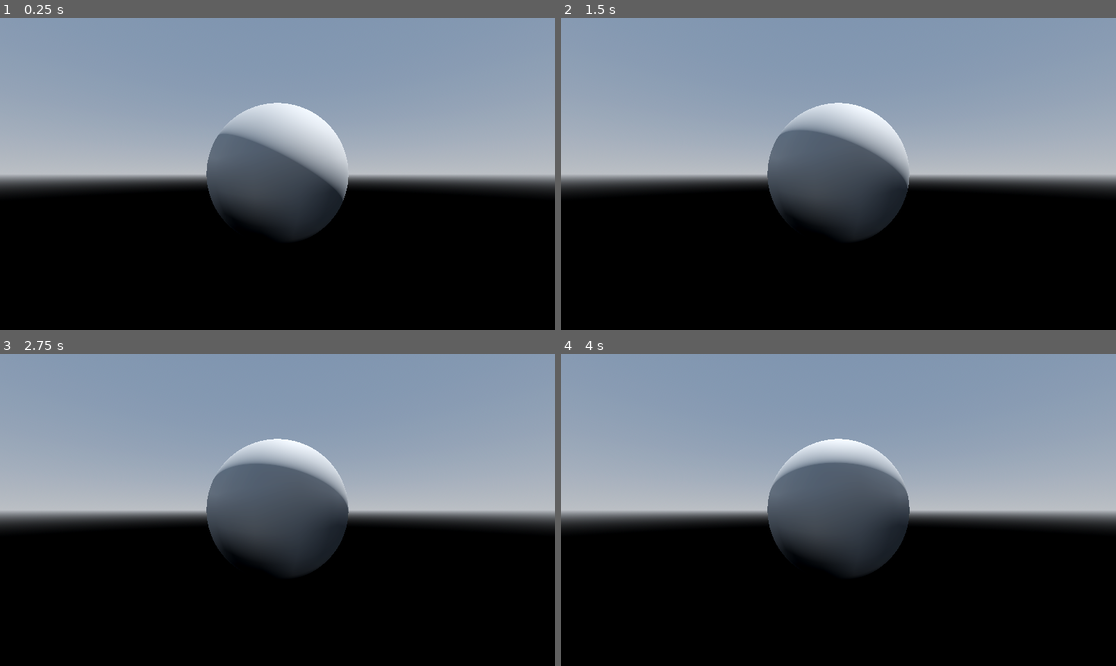
Above: before the commit, frames 1-4 (two rows, left to right).
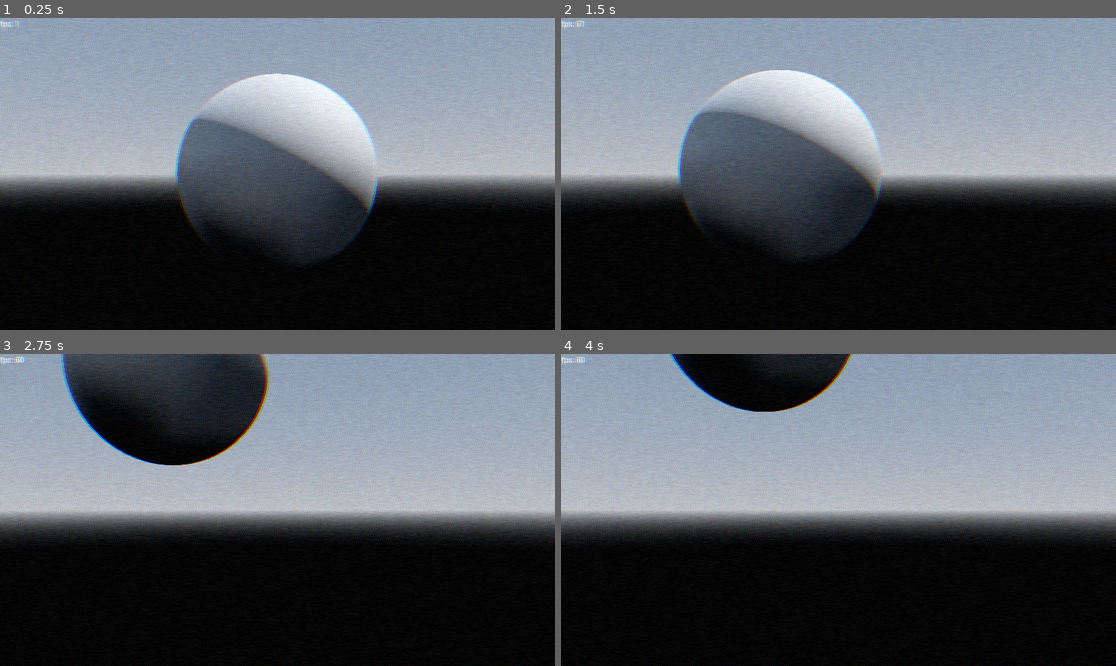
Above: after the commit, the same moments.

Repository: odinndagur/for_breathing_disaster
Game: Godot game, scene res://arraymesh.tscn
Two runs of this game, one before a commit and one after it. Both use one fixed random seed, a clock stepped at 60 frames per second and the inputs below.
Inputs:
- Up to frame 1 (0.25 s): no input
- Up to frame 2 (1.5 s): hold D (move_right, bound only after the commit) 0.53-1.28 s; hold S (move_down, bound only after the commit) from 1.28 s (still down)
- Up to frame 3 (2.75 s): release S (move_down, bound only after the commit) at 2.03 s; hold D (move_right, bound only after the commit) from 2.03 s (still down)
- Up to frame 4 (4 s): release D (move_right, bound only after the commit) at 2.78 s; hold W (move_up, bound only after the commit) 2.78-3.53 s; hold A (move_left, bound only after the commit) from 3.53 s (still down)

The runs differ from the first frame. In frame 1, 28% of the frame differs, in the area x 0-100%, y 0-80%; in frame 2, 30%; in frame 3, 33%, in the area x 0-100%, y 0-72%; in frame 4, 29%.

Commit message:
eyyynett

Diff:
--- a/arraymesh.tscn
+++ b/arraymesh.tscn
@@ -1,9 +1,24 @@
-[gd_scene load_steps=9 format=3 uid="uid://djm3tkyksdxqd"]
+[gd_scene load_steps=14 format=3 uid="uid://djm3tkyksdxqd"]
 
+[ext_resource type="Shader" path="res://film_grain.gdshader" id="1_0d2mi"]
 [ext_resource type="Script" path="res://sun_control.gd" id="1_w1q6a"]
 [ext_resource type="Script" path="res://arraymesh.gd" id="1_wiulw"]
+[ext_resource type="Shader" path="res://chromatic_aberration.gdshader" id="2_gkvrp"]
 [ext_resource type="AudioStream" uid="uid://cv78htja5i60q" path="res://bridgesx.ogg" id="2_tnkkp"]
 [ext_resource type="Script" path="res://camera_control.gd" id="4_qm3fw"]
+[ext_resource type="Script" path="res://fps_label.gd" id="5_4rlg5"]
+
+[sub_resource type="ShaderMaterial" id="ShaderMaterial_cdjcc"]
+shader = ExtResource("1_0d2mi")
+shader_parameter/grain_amount = 0.051
+shader_parameter/grain_size = 1.445
+shader_parameter/animate = true
+
+[sub_resource type="ShaderMaterial" id="ShaderMaterial_l4504"]
+shader = ExtResource("2_gkvrp")
+shader_parameter/r_displacement = Vector2(3, 0)
+shader_parameter/g_displacement = Vector2(0, 0)
+shader_parameter/b_displacement = Vector2(-3, 0)
 
 [sub_resource type="ProceduralSkyMaterial" id="ProceduralSkyMaterial_mj5wf"]
 sky_horizon_color = Color(0.59625, 0.6135, 0.6375, 1)
@@ -26,6 +41,26 @@
 
 [node name="Node3D" type="Node3D"]
 
+[node name="CanvasLayer" type="CanvasLayer" parent="."]
+
+[node name="filmgrain" type="ColorRect" parent="CanvasLayer"]
+material = SubResource("ShaderMaterial_cdjcc")
+anchors_preset = 15
+anchor_right = 1.0
+anchor_bottom = 1.0
+grow_horizontal = 2
+grow_vertical = 2
+
+[node name="CanvasLayer2" type="CanvasLayer" parent="."]
+
+[node name="chromatic" type="ColorRect" parent="CanvasLayer2"]
+material = SubResource("ShaderMaterial_l4504")
+anchors_preset = 15
+anchor_right = 1.0
+anchor_bottom = 1.0
+grow_horizontal = 2
+grow_vertical = 2
+
 [node name="WorldEnvironment" type="WorldEnvironment" parent="."]
 environment = SubResource("Environment_a5n0t")
 
@@ -42,8 +77,15 @@
 stream = ExtResource("2_tnkkp")
 autoplay = true
 
-[node name="Node3D" type="Node3D" parent="."]
+[node name="Node3D" type="CharacterBody3D" parent="."]
+transform = Transform3D(1, 0, 0, 0, 1, 0, 0, 0, 1, 0, 0, 1.61862)
 script = ExtResource("4_qm3fw")
 
 [node name="Camera3D" type="Camera3D" parent="Node3D"]
 transform = Transform3D(1, 0, 0, 0, 1, 0, 0, 0, 1, 0, 0, 3.03352)
+fov = 37.8493
+
+[node name="Label" type="Label" parent="."]
+offset_right = 40.0
+offset_bottom = 23.0
+script = ExtResource("5_4rlg5")
--- a/camera_control.gd
+++ b/camera_control.gd
@@ -1,4 +1,4 @@
-extends Node3D
+extends CharacterBody3D
 
 
 # Called when the node enters the scene tree for the first time.
@@ -9,3 +9,12 @@
 # Called every frame. 'delta' is the elapsed time since the previous frame.
 func _process(delta):
 	pass
+
+#var gravity = 10.0
+var speed = 3.0
+
+func _physics_process(delta):
+	velocity.y += delta * Input.get_axis('move_down', 'move_up') * speed * 0.6
+	velocity.x = delta * Input.get_axis("move_left", "move_right") * speed * 15
+#	look_at(Vector3(0,0,0))
+	move_and_slide()
--- /dev/null
+++ b/chromatic_aberration.gdshader
@@ -0,0 +1,20 @@
+// chromatic aberration
+//---------------------------------
+
+shader_type canvas_item;
+
+uniform sampler2D screen_texture : hint_screen_texture, filter_linear_mipmap;
+
+uniform vec2 r_displacement = vec2(3.0, 0.0);
+uniform vec2 g_displacement = vec2(0.0, 0.0);
+uniform vec2 b_displacement = vec2(-3.0, 0.0);
+
+
+void fragment()
+{
+	float r = texture(screen_texture, SCREEN_UV + vec2(SCREEN_PIXEL_SIZE*r_displacement), 0.0).r;
+	float g = texture(screen_texture, SCREEN_UV + vec2(SCREEN_PIXEL_SIZE*g_displacement), 0.0).g;
+	float b = texture(screen_texture, SCREEN_UV + vec2(SCREEN_PIXEL_SIZE*b_displacement), 0.0).b;
+
+	COLOR = vec4(r, g, b, 1.0);
+}
--- /dev/null
+++ b/film_grain.gdshader
@@ -0,0 +1,25 @@
+shader_type canvas_item;
+
+uniform sampler2D screen_texture : hint_screen_texture;
+uniform float grain_amount : hint_range(0.0, 1.0) = 0.05; // Adjust the amount of grain
+uniform float grain_size : hint_range(0.1, 10.0) = 1.0; // Adjust the size of the grain
+uniform bool animate = false;
+
+void fragment() {
+	// Sample the original screen texture
+	vec4 original_color = texture(screen_texture, SCREEN_UV);
+
+	float noise = 0.0;
+
+	if (animate) {
+		// Generate random noise
+		noise = (fract(sin(dot(UV * TIME, vec2(12.9898, 78.233))) * 43758.5453) - 0.5) * 2.0;
+	} else {
+		 noise = (fract(sin(dot(UV, vec2(12.9898, 78.233))) * 43758.5453) - 0.5) * 2.0;
+	}
+	// Add noise to the original color
+	original_color.rgb += noise * grain_amount * grain_size;
+
+	// Clamp the final color to make sure it stays in the valid range
+	COLOR = clamp(original_color, 0.0, 1.0);
+}
--- /dev/null
+++ b/fps_label.gd
@@ -0,0 +1,12 @@
+extends Label
+
+
+# Called when the node enters the scene tree for the first time.
+func _ready():
+	pass # Replace with function body.
+
+
+
+func _process(delta):
+	text = ""
+	text += "fps: " + str(Engine.get_frames_per_second())
--- a/project.godot
+++ b/project.godot
@@ -15,3 +15,30 @@
 config/features=PackedStringArray("4.1", "Forward Plus")
 boot_splash/bg_color=Color(0.819608, 0.603922, 0.662745, 1)
 config/icon="res://icon.svg"
+
+[input]
+
+move_up={
+"deadzone": 0.5,
+"events": [Object(InputEventKey,"resource_local_to_scene":false,"resource_name":"","device":-1,"window_id":0,"alt_pressed":false,"shift_pressed":false,"ctrl_pressed":false,"meta_pressed":false,"pressed":false,"keycode":0,"physical_keycode":87,"key_label":0,"unicode":119,"echo":false,"script":null)
+, Object(InputEventKey,"resource_local_to_scene":false,"resource_name":"","device":-1,"window_id":0,"alt_pressed":false,"shift_pressed":false,"ctrl_pressed":false,"meta_pressed":false,"pressed":false,"keycode":0,"physical_keycode":4194320,"key_label":0,"unicode":0,"echo":false,"script":null)
+]
+}
+move_down={
+"deadzone": 0.5,
+"events": [Object(InputEventKey,"resource_local_to_scene":false,"resource_name":"","device":-1,"window_id":0,"alt_pressed":false,"shift_pressed":false,"ctrl_pressed":false,"meta_pressed":false,"pressed":false,"keycode":0,"physical_keycode":83,"key_label":0,"unicode":115,"echo":false,"script":null)
+, Object(InputEventKey,"resource_local_to_scene":false,"resource_name":"","device":-1,"window_id":0,"alt_pressed":false,"shift_pressed":false,"ctrl_pressed":false,"meta_pressed":false,"pressed":false,"keycode":0,"physical_keycode":4194322,"key_label":0,"unicode":0,"echo":false,"script":null)
+]
+}
+move_left={
+"deadzone": 0.5,
+"events": [Object(InputEventKey,"resource_local_to_scene":false,"resource_name":"","device":-1,"window_id":0,"alt_pressed":false,"shift_pressed":false,"ctrl_pressed":false,"meta_pressed":false,"pressed":false,"keycode":0,"physical_keycode":65,"key_label":0,"unicode":97,"echo":false,"script":null)
+, Object(InputEventKey,"resource_local_to_scene":false,"resource_name":"","device":-1,"window_id":0,"alt_pressed":false,"shift_pressed":false,"ctrl_pressed":false,"meta_pressed":false,"pressed":false,"keycode":0,"physical_keycode":4194319,"key_label":0,"unicode":0,"echo":false,"script":null)
+]
+}
+move_right={
+"deadzone": 0.5,
+"events": [Object(InputEventKey,"resource_local_to_scene":false,"resource_name":"","device":-1,"window_id":0,"alt_pressed":false,"shift_pressed":false,"ctrl_pressed":false,"meta_pressed":false,"pressed":false,"keycode":0,"physical_keycode":68,"key_label":0,"unicode":100,"echo":false,"script":null)
+, Object(InputEventKey,"resource_local_to_scene":false,"resource_name":"","device":-1,"window_id":0,"alt_pressed":false,"shift_pressed":false,"ctrl_pressed":false,"meta_pressed":false,"pressed":false,"keycode":0,"physical_keycode":4194321,"key_label":0,"unicode":0,"echo":false,"script":null)
+]
+}
Not shown, changed: export_presets.cfg
Not shown, changed: .DS_Store
Not shown, added: export/.DS_Store
Not shown, added: export/gamla_netta.dmg
Not shown, added: export/testa3.dmg
